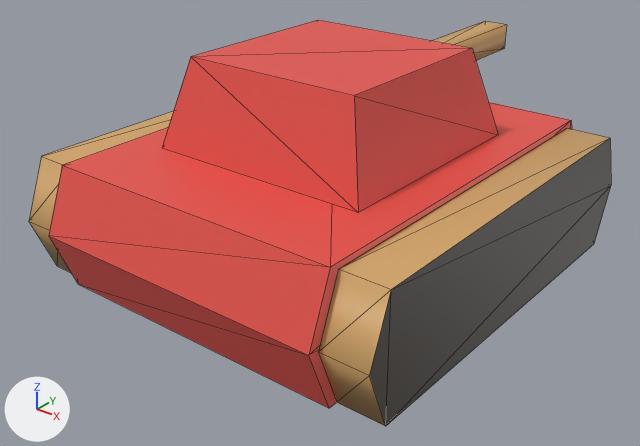
One commit to the glTF model public/models/EnemyTank.glb: the scene before it, then after it.
Before and after are seen from a camera (50 mm lens) standing at (0.418, -0.54, 0.361) and looking at (-0.01, -0.005, 0.029). Lighting does not change. The marker at lower left points along +X, +Y and +Z. Mesh edges are drawn as thin lines. Vertices at the same position are counted once.

Names of what the first picture shows: 'Barrel.001', 'Body', 'Head', 'Tracks'.
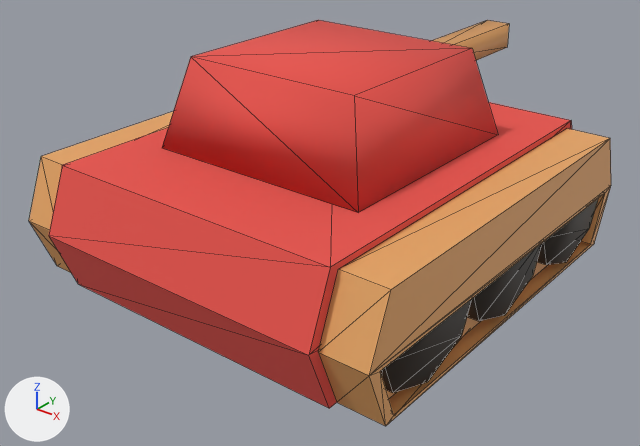
Changed parts and their boxes [x1, y1, x2, y2] in the pictures (640 x 446 px):
'Head', shading changed, moved, turned, rescaled: [162, 20, 498, 213] in both
'Barrel.001', reshaped: before [432, 21, 507, 60]; after [432, 20, 509, 60]
part 1 of me_tracks, built on: [29, 112, 611, 426] in both
part 2 of me_tracks, recoloured: [318, 128, 610, 426] in both

What the commit changed:
Material 'TracksLight' (mat_trackslight) is new.
Its base color is (0.802, 0.383, 0.129) (orange #e7a665).
Its roughness is 0.602.
me_head_004 has 8 vertices, 12 faces and spans x -1.0..1.0, y -1.0..1.0, z -0.97..0.24.
me_head_004 is used by ob_head; parent ob_body; location (0.0, 0.0, 3.13); rotation (-3.142, 0.0, 0.0), in degrees (-180, 0, 0); scale (-0.755, -0.578, -1.16).
me_head_004 part 3: all faces are now shaded smooth (12 of 12 changed).
me_tracks is used by ob_tracks; parent ob_body; location (0.0, 0.0, 0.0); scale (1.3, 0.952, 0.952).
me_tracks had 24 vertices, 32 faces and spanned x -1.0..1.0, y -1.12..1.12, z 0.0..2.0.
me_tracks now has 92 vertices, 166 faces and spans x -1.0..1.0, y -1.12..1.12, z 0.0..2.0.
Part 1, on me_tracks:
17 faces are deleted.
34 vertices are added at x -1.0..0.93, y -1.05..1.05, z 0.06..0.94.
26 new vertices lie (0.05, 0.0, 0.0) away from vertices in x -0.98..0.93, y -1.01..1.01, z 0.06..0.94.
8 new vertices lie (0.07, 0.0, 0.0) away from vertices in x -1.0..0.93, y -1.05..1.05, z 0.06..0.94.
85 new faces join them, mat_trackslight (orange #e7a665).
66 new faces join them, mat_tracksdark_003 (brown #3e362f).
me_tracks part 2: 14 faces spanning x -1.0..1.0, y -1.12..1.12, z 0.0..2.0 switch from mat_tracks_001 (orange #d1a569) to mat_trackslight (orange #e7a665).
In object 'Head' (ob_head), parent is no longer ob_body.
Object 'Head' (ob_head) moves from (0.0, 0.0, 3.13) to (0.0, 0.0, 0.164).
Object 'Head' (ob_head) turns from (-180, 0, 0) to (0, 0, 180) degrees about x, y and z.
Object 'Head' (ob_head) is rescaled from (-0.755, -0.578, -1.16) to (0.0983, 0.0983, 0.061).
